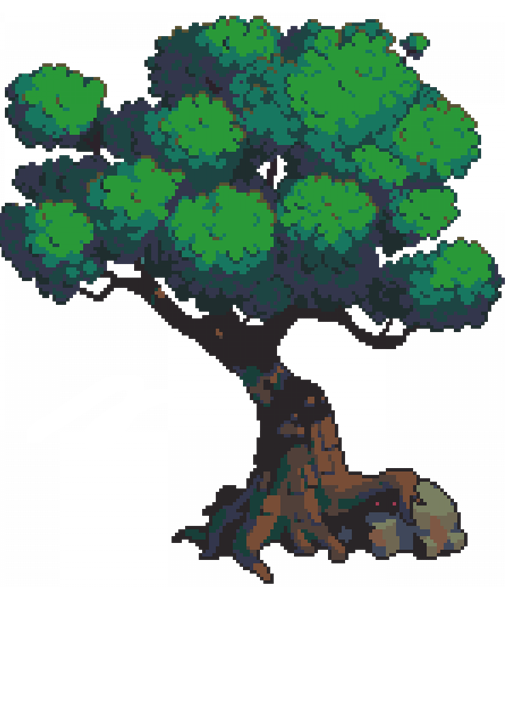
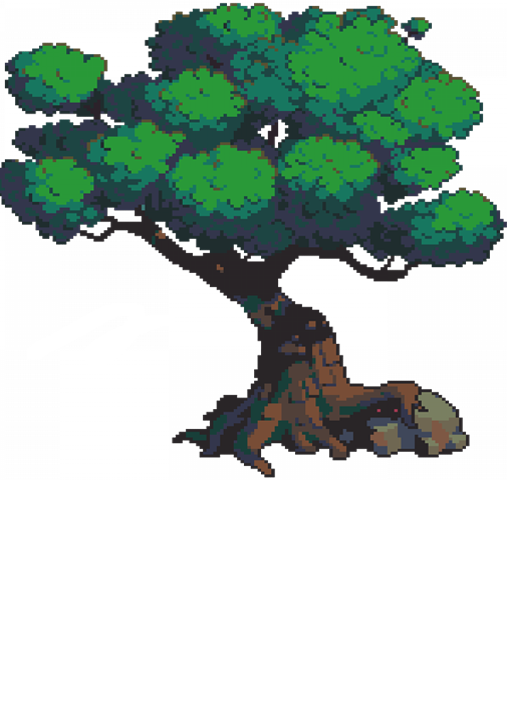
Layers edited between the first and the second 507 x 705 image:
painted on "Слой 1" over 0, 2, 507, 584
painted on "сектор" over 0, 2, 507, 584
